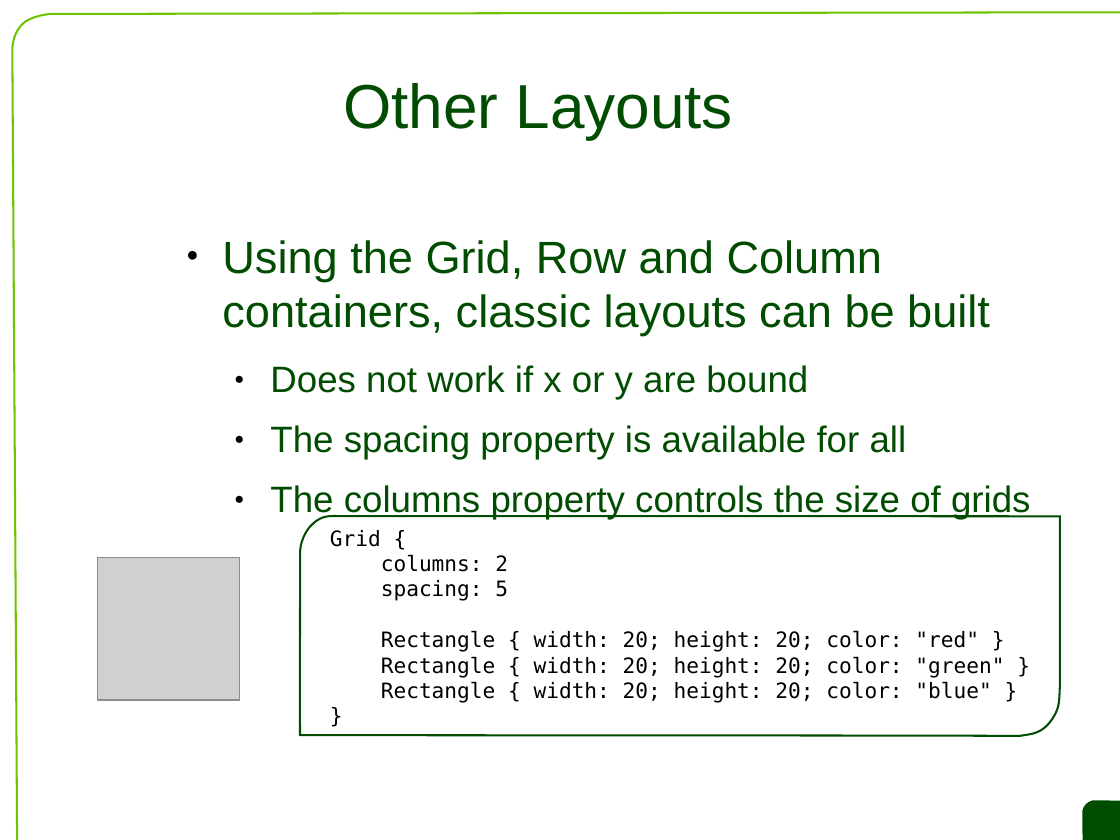
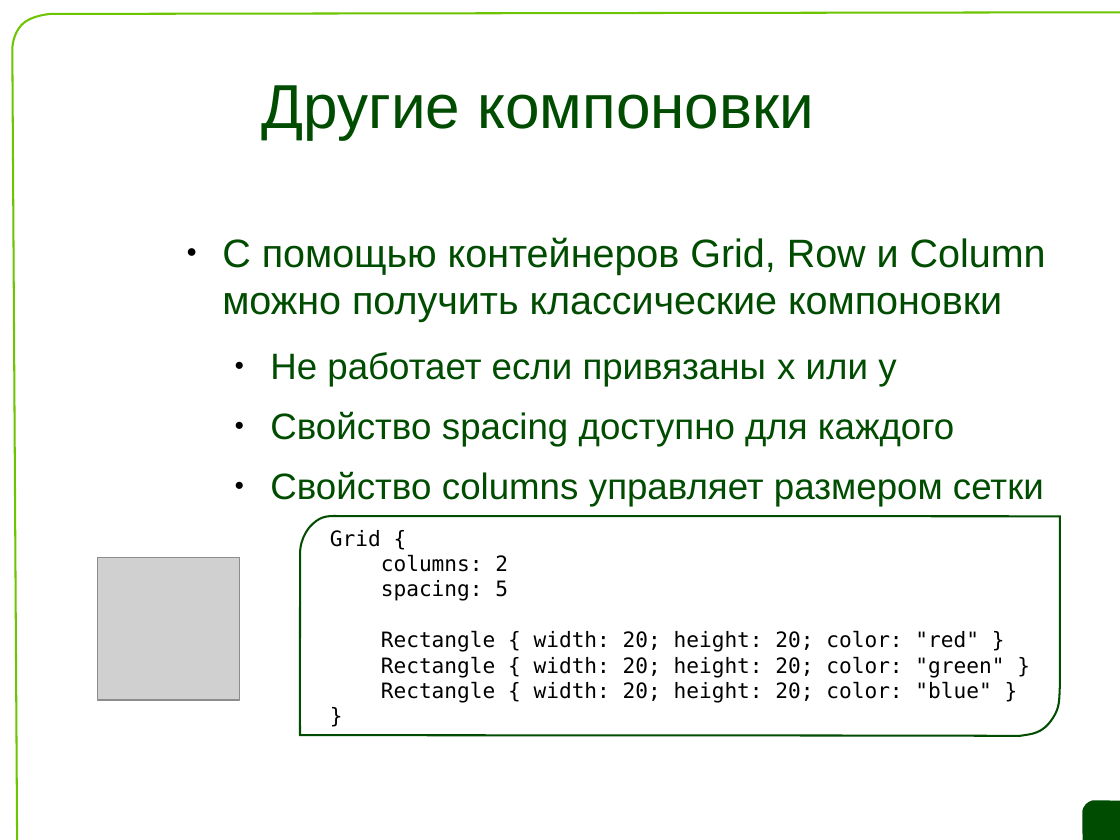
Before and after one commit to saa/qecm, a slide deck: slide 19 of L7/L7 Slides.odp. Drawn at 1120x840 pixels with LibreOffice and Linux fonts; fonts in the diff are those of the drawing; grey boxes stand for pictures; background and template pictures are left out. Boxes give left, top, right and bottom in pixels: in the first picture for what was removed or moved away, otherwise in the second. Text is boxed around its words. In the diff, an @@ line names an element or a change of style, - is before the commit and + after.

```diff
--- a/L7/L7 Slides.odp
+++ b/L7/L7 Slides.odp
@@ title at <box>262,85,815,139</box>: text changed @@
-Other Layouts
+Другие компоновки
@@ text at <box>222,237,1046,506</box>: text changed @@
-● Using the Grid, Row and Column containers, classic layouts can be built
-  ● Does not work if x or y are bound
-  ● The spacing property is available for all
-  ● The columns property controls the size of grids
+● С помощью контейнеров Grid, Row и Column можно получить классические компоновки
+  ● Не работает если привязаны x или y
+  ● Свойство spacing доступно для каждого
+  ● Свойство columns управляет размером сетки
```
Also in this commit, not shown: 16 other slides changed, 6 slides added, 6 slides removed.
